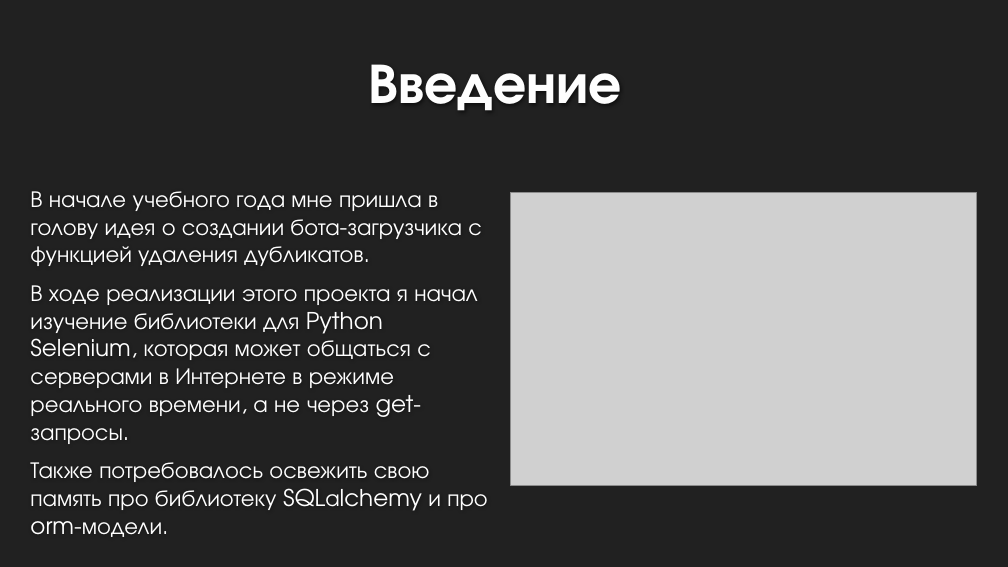
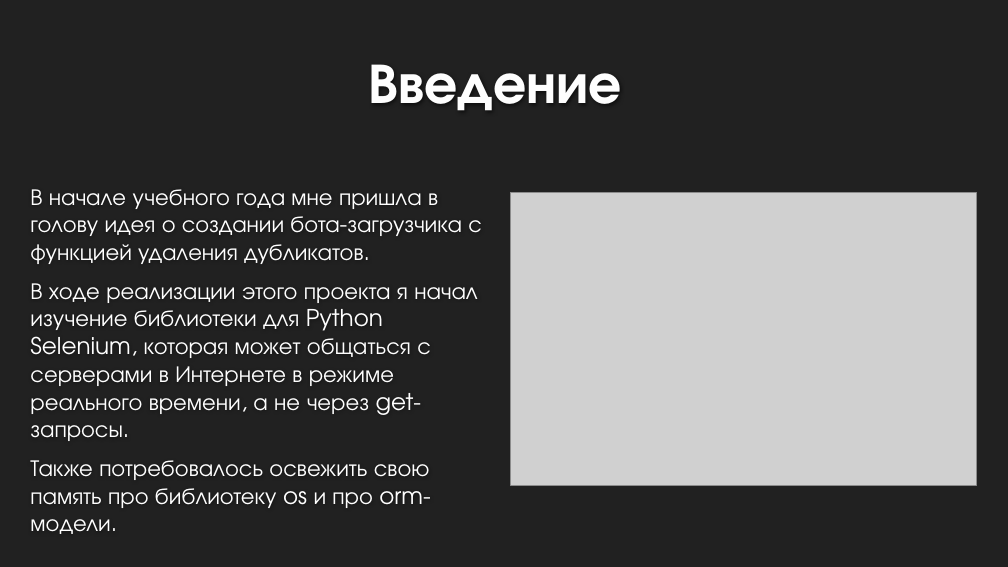
Before and after one commit to moiz303/google_downloader, a slide deck: slide 3 of Гугл-бот.pptx. Drawn at 1008x567 pixels with LibreOffice and Linux fonts; fonts in the diff are those of the drawing; grey boxes stand for pictures; background and template pictures are left out. Boxes give left, top, right and bottom in pixels: in the first picture for what was removed or moved away, otherwise in the second. Text is boxed around its words. In the diff, an @@ line names an element or a change of style, - is before the commit and + after.

```diff
--- a/Гугл-бот.pptx
+++ b/Гугл-бот.pptx
@@ text at (30, 460, 430, 534): text changed @@
-Также потребовалось освежить свою память про библиотеку SQLаlchemy и про orm-модели.
+Также потребовалось освежить свою память про библиотеку os и про orm-модели.
```
Also in this commit, not shown: 5 other slides changed.
